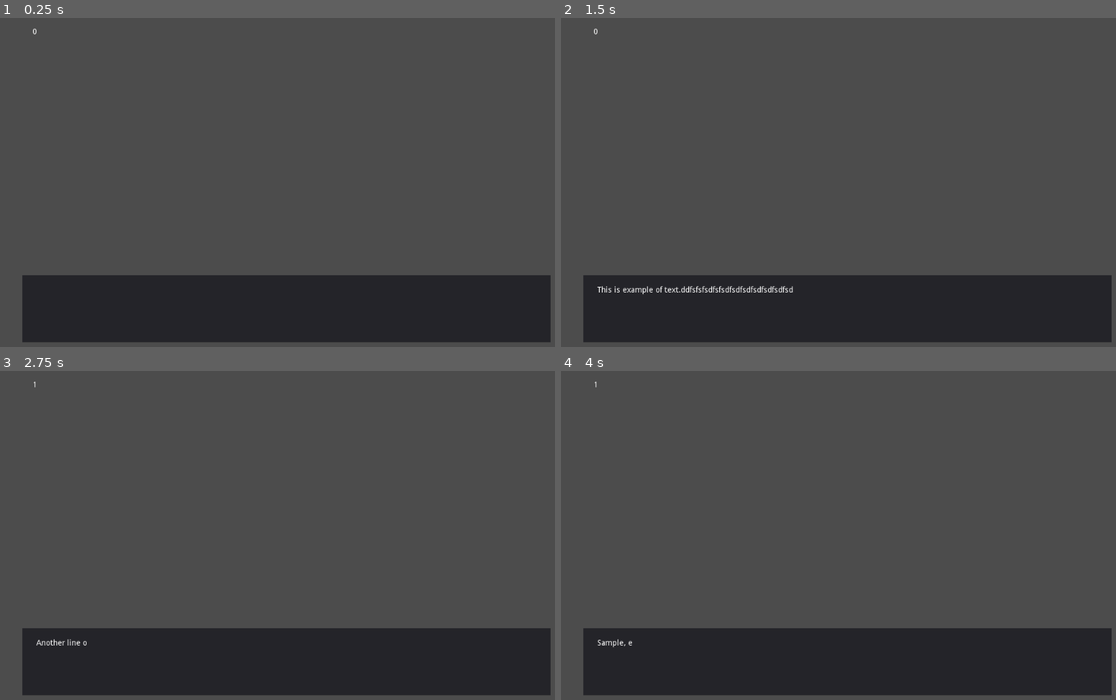
Above: before the commit, frames 1-4 (two rows, left to right).
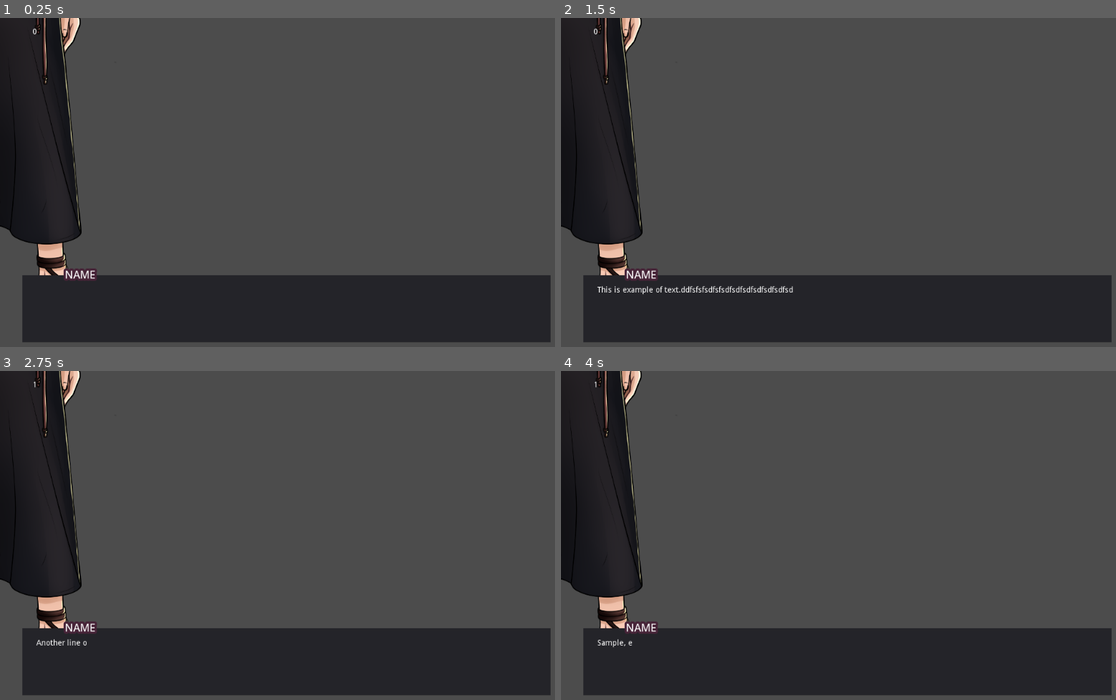
Above: after the commit, the same moments.

Repository: MrWebsterEvo/Dialogue-System
Game: Godot game, scene res://Scenes/MainLevelNode.tscn
The game is run twice, just before and just after one commit, with the same random seed, the same clock (stepped at 60 frames per second) and the same inputs.
Inputs (mouse positions are in pixels of both pictures, inside the frame that each line leads up to):
- Up to frame 1 (0.25 s): no input
- Up to frame 2 (1.5 s): tap Enter at 0.5 s; move the mouse to (971, 169) at 0.52 s; press the mouse at (971, 169) at 0.53 s; tap Space at 1.25 s; move the mouse to (733, 202) at 1.27 s; release the mouse at (733, 202) at 1.28 s; click (733, 202) at 1.35 s
- Up to frame 3 (2.75 s): tap Enter at 2 s; move the mouse to (344, 466) at 2.02 s; press the mouse at (344, 466) at 2.03 s
- Up to frame 4 (4 s): tap Space at 2.75 s; move the mouse to (816, 604) at 2.77 s; release the mouse at (816, 604) at 2.78 s; click (816, 604) at 2.85 s; tap Enter at 3.5 s; move the mouse to (1021, 588) at 3.52 s; press the mouse at (1021, 588) at 3.53 s

The runs differ from the first frame. In frame 1, 9.6% of the frame differs, in the area x 0-18%, y 0-80%; in frame 2, 9.6%; in frame 3, 9.6%; in frame 4, 9.6%.

Commit message:
Пара правок к началу отслеживания имени персонажа

Diff:
--- a/Scenes/MainLevelNode.tscn
+++ b/Scenes/MainLevelNode.tscn
@@ -1,10 +1,12 @@
-[gd_scene load_steps=6 format=2]
+[gd_scene load_steps=8 format=2]
 
 [ext_resource path="res://Scenes/TextBox.tscn" type="PackedScene" id=1]
+[ext_resource path="res://Sprites/blame.png" type="Texture" id=2]
 [ext_resource path="res://Script/MainLevelNode.gd" type="Script" id=3]
 [ext_resource path="res://Scenes/TextProceedController.tscn" type="PackedScene" id=4]
 [ext_resource path="res://Scenes/DialogueNodes/DialogueExample.tscn" type="PackedScene" id=5]
 [ext_resource path="res://Scenes/CharacterBase.tscn" type="PackedScene" id=6]
+[ext_resource path="res://Sprites/body_1.png" type="Texture" id=7]
 
 [node name="MainLevelNode" type="Node2D"]
 script = ExtResource( 3 )
@@ -12,12 +14,14 @@
 [node name="DialogueExample" parent="." instance=ExtResource( 5 )]
 
 [node name="CharacterBase" parent="." instance=ExtResource( 6 )]
+sprite_body = ExtResource( 7 )
+sprite_emotion = ExtResource( 2 )
 
 [node name="TextBox" parent="." instance=ExtResource( 1 )]
 
 [node name="TextProceedController" parent="." instance=ExtResource( 4 )]
 
-[node name="Label" type="Label" parent="."]
+[node name="TestLabel" type="Label" parent="."]
 margin_left = 58.0
 margin_top = 18.0
 margin_right = 360.0
--- a/Scenes/TextBox.tscn
+++ b/Scenes/TextBox.tscn
@@ -1,6 +1,15 @@
-[gd_scene load_steps=2 format=2]
+[gd_scene load_steps=4 format=2]
 
 [ext_resource path="res://Script/TextBox.gd" type="Script" id=1]
+
+[sub_resource type="DynamicFontData" id=1]
+font_path = "res://OpenSans-Medium.ttf"
+
+[sub_resource type="DynamicFont" id=2]
+size = 19
+outline_size = 4
+outline_color = Color( 0.278431, 0.141176, 0.219608, 1 )
+font_data = SubResource( 1 )
 
 [node name="TextBox" type="CanvasLayer"]
 script = ExtResource( 1 )
@@ -29,3 +38,14 @@
 margin_top = -100.0
 margin_right = -25.0
 margin_bottom = -15.0
+
+[node name="NameCharacter" type="Label" parent="MarginContainer/Panel"]
+margin_left = 26.0
+margin_top = -16.0
+margin_right = 181.0
+margin_bottom = 14.0
+custom_fonts/font = SubResource( 2 )
+text = "NAME"
+align = 1
+valign = 1
+uppercase = true
--- a/Script/CharacterBase.gd
+++ b/Script/CharacterBase.gd
@@ -3,8 +3,6 @@
 export var sprite_body: StreamTexture
 export var sprite_emotion: StreamTexture
 export var sprite_overlay: StreamTexture
-
-export var character_name: String
 
 onready var body := $BodySprite
 onready var emotion := $EmotionSprite
@@ -15,6 +13,3 @@
 	body.texture = sprite_body
 	emotion.texture = sprite_emotion
 	overlay.texture = sprite_overlay
-
-func say(text: String):
-	pass
--- a/Script/MainLevelNode.gd
+++ b/Script/MainLevelNode.gd
@@ -2,14 +2,14 @@
 
 onready var Dialogue: Node
 
-onready var lbl := get_node("Label")
-onready var tpc := get_node("TextProceedController")
+onready var TestLabel := get_node("TestLabel")
+onready var Controller := get_node("TextProceedController")
 
 func get_dialogue_node():
 	Dialogue = get_node("DialogueExample")
 	return Dialogue
 
 func _process(_delta):
-	var ch
-	ch = tpc.STATE
-	lbl.text = str(ch)
+	var state: int
+	state = Controller.STATE
+	TestLabel.text = str(state)
Binary file added: OpenSans-Medium.ttf
